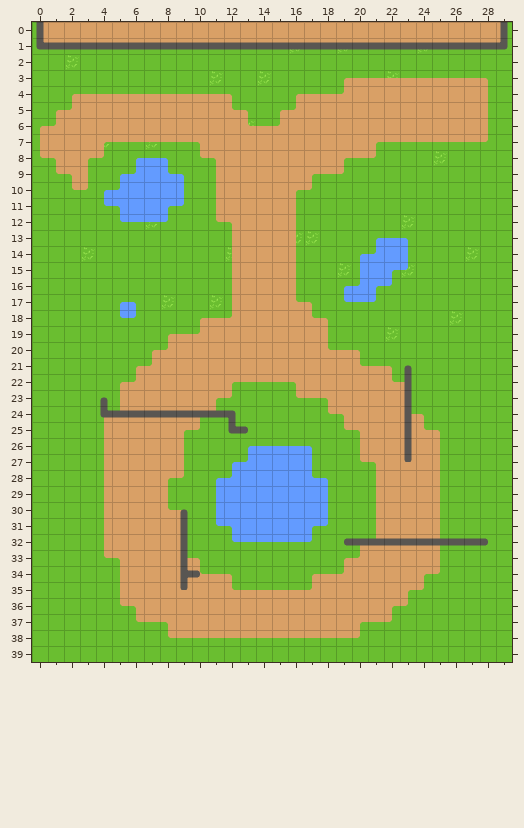
Two states of a Tiled map, data/spritesheets/Outside.tmx. Above: the version before the commit.
Cells are 32x32 px. Shown: x 0..29, y 0..39.
Once edited:
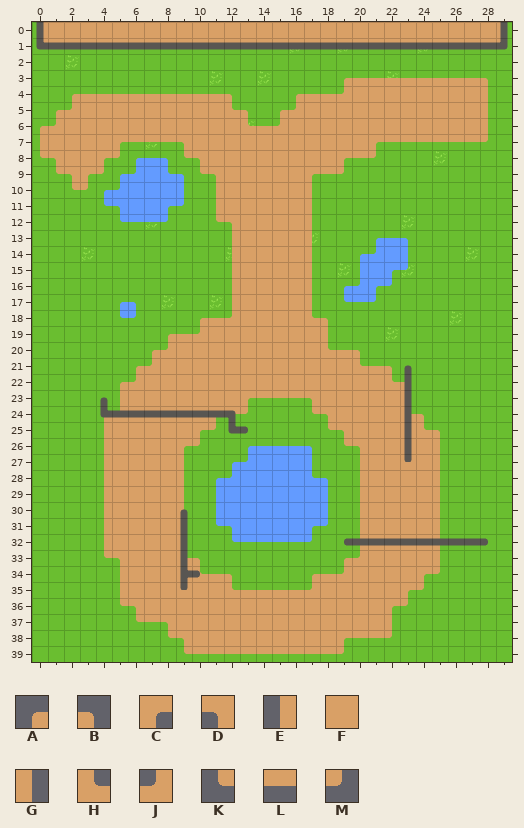
Key: from "walls3-export": A 39, B 41, C 42, D 43, E 50, F 51, G 52, H 53, J 54, K 61, L 62, M 63.
_ is an empty cell.
What changed:
Layer "Path":
y 7: x 4..5 CL -> FC; x 9..10 LD -> DF
y 8: x 3..5 CM_ -> FCM; x 9..11 _KD -> KDF
y 9: x 3..4 G_ -> CM; x 10..11 _E -> KD
y 10: x 16..17 CM -> FG
y 11..16: x 16..17 G_ -> FG
y 17: x 16..17 HB -> FG
y 22: x 12..16 CLLLD -> FFFFF
y 23: x 11..18 CM___KLD -> FFCLLLDF
y 24: x 10..13 CM__ -> FCLM; x 17..19 _KD -> KDF
y 25: x 9..11 CM_ -> FCM; x 18..20 _KD -> KDF
y 26: x 9..10 G_ -> CM; x 19..20 _E -> KD
y 27: x 20..21 KD -> EF
y 28: x 8..9 CM -> FG; x 20..21 _E -> EF
y 29: x 8..9 G_ -> FG; x 20..21 _E -> EF
y 30: x 8..9 HB -> FG; x 20..21 _E -> EF
y 31: x 20..21 _E -> EF
y 32: x 20..21 AJ -> EF
y 37: x 20..22 CLM -> FFG
y 38: x 9..22 LLLLLLLLLLLM__ -> DFFFFFFFFFCLLM
y 39: x 9..19 ___________ -> KLLLLLLLLLM
Boxes around the changes in both pictures, in picture pixels (x1, y1, x2, y2):
changed: (88, 142, 122, 176)
changed: (182, 142, 216, 176)
changed: (296, 188, 312, 304)
changed: (168, 382, 376, 539)
changed: (182, 620, 392, 654)
